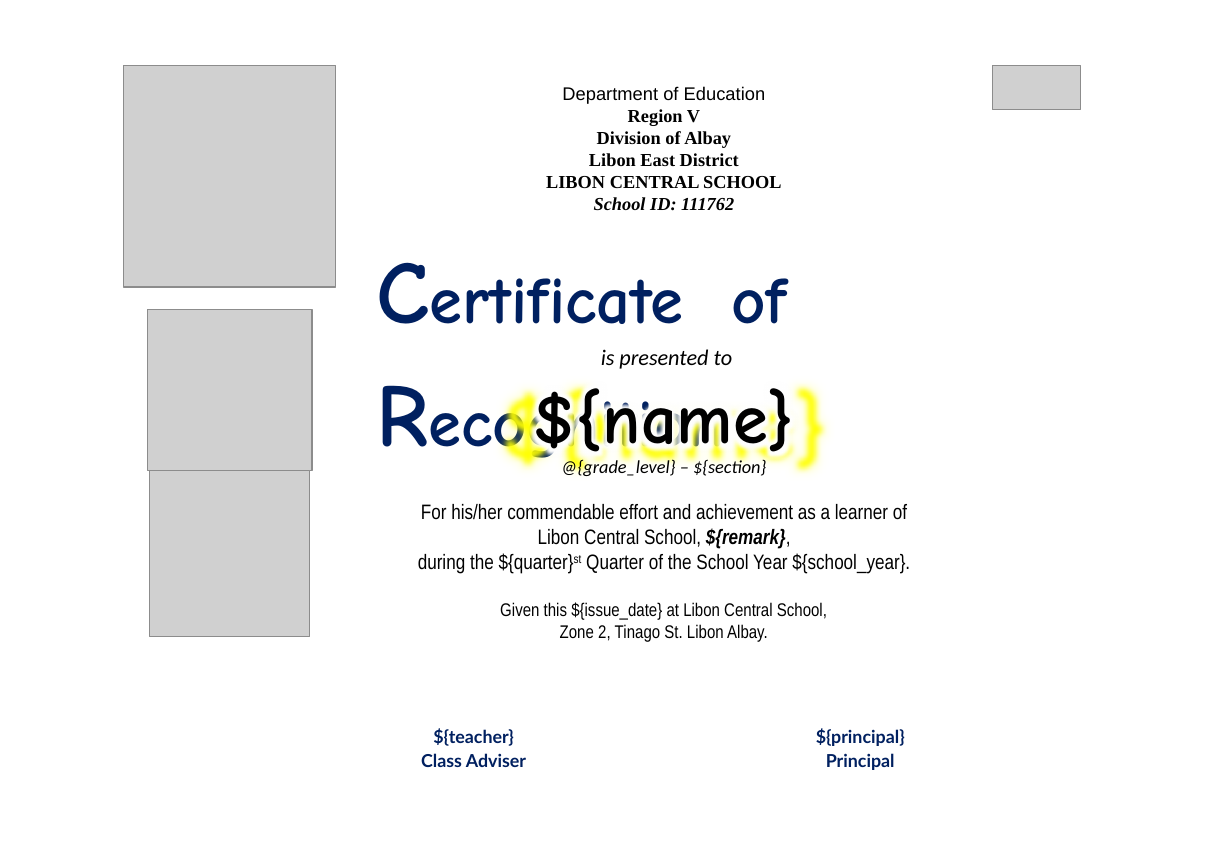
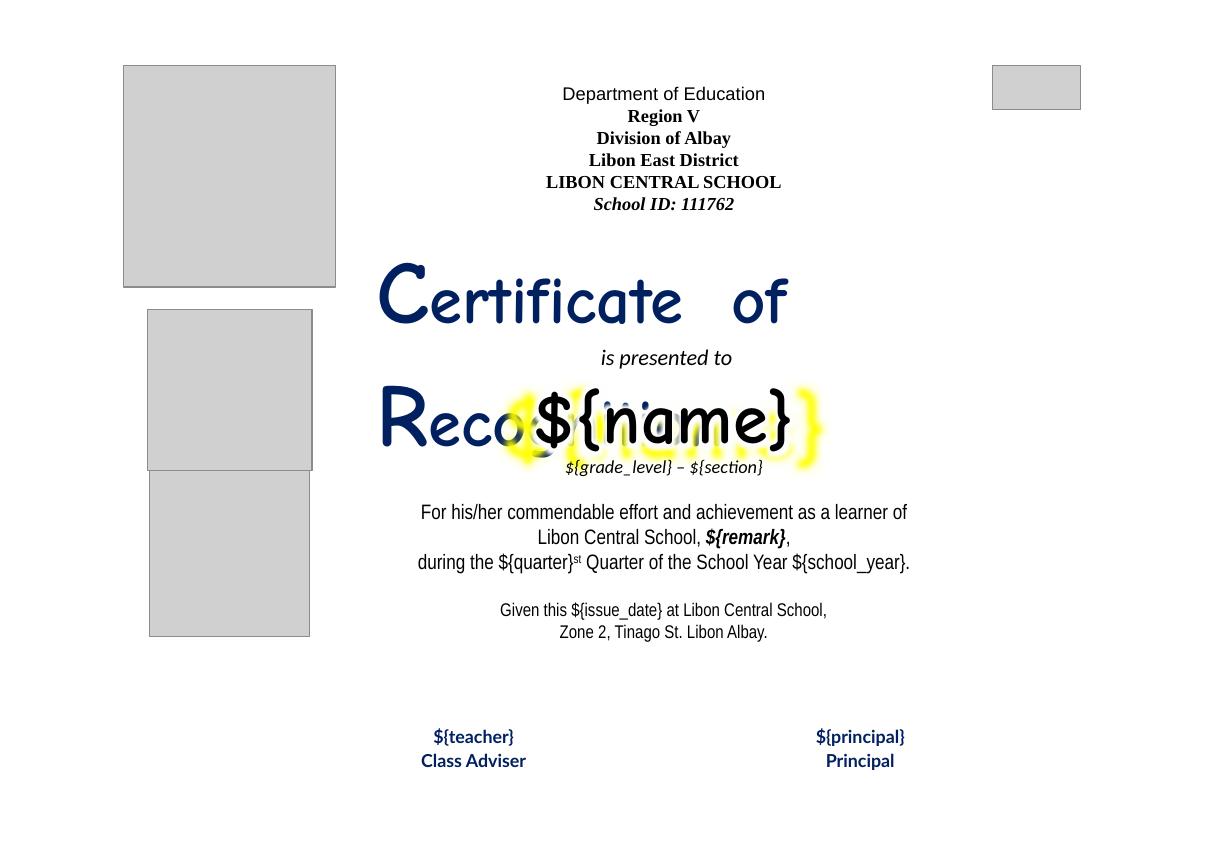
Before and after one commit to renjiyomo/lecs, a slide deck: slide 1 of Landing/Login/Page/template/Certificate_of_Recognition_per_Quarter_template.pptx. Drawn at 1232x853 pixels with LibreOffice and Linux fonts; fonts in the diff are those of the drawing; grey boxes stand for pictures; background and template pictures are left out. Boxes give left, top, right and bottom in pixels: in the first picture for what was removed or moved away, otherwise in the second. Text is boxed around its words. In the diff, an @@ line names an element or a change of style, - is before the commit and + after.

```diff
--- a/Landing/Login/Page/template/Certificate_of_Recognition_per_Quarter_template.pptx
+++ b/Landing/Login/Page/template/Certificate_of_Recognition_per_Quarter_template.pptx
@@ text at [565, 458, 762, 476]: text changed @@
-@{grade_level} – ${section}
+${grade_level} – ${section}
```
Also in this commit, not shown: 6 other files.
